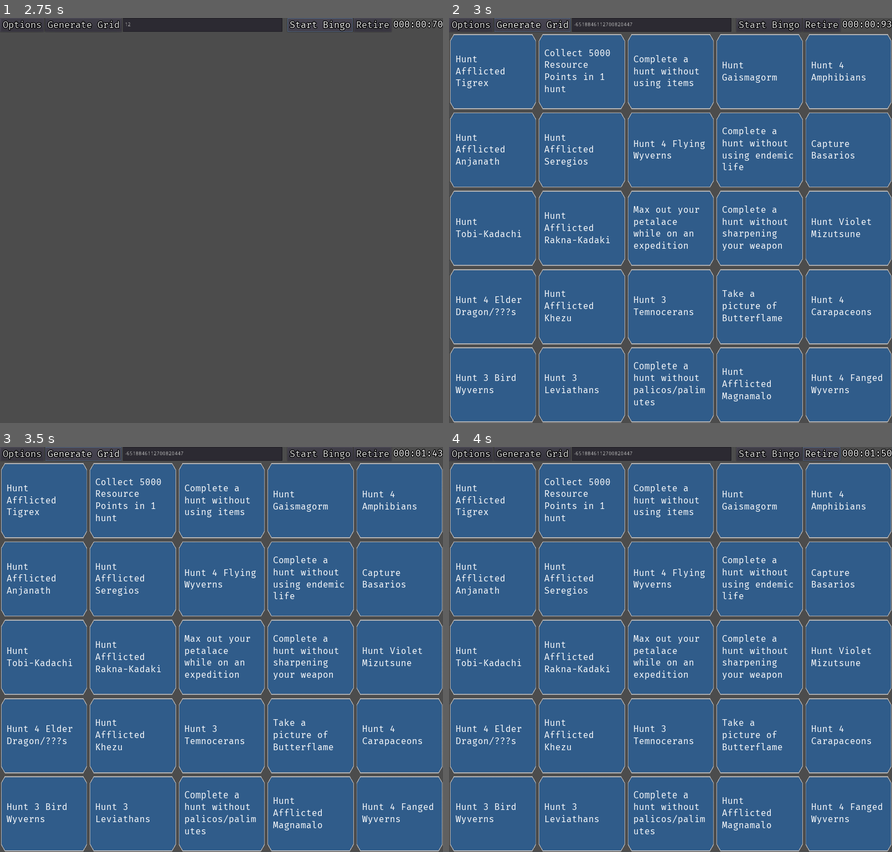
Above: before the commit, frames 1-4 (two rows, left to right).
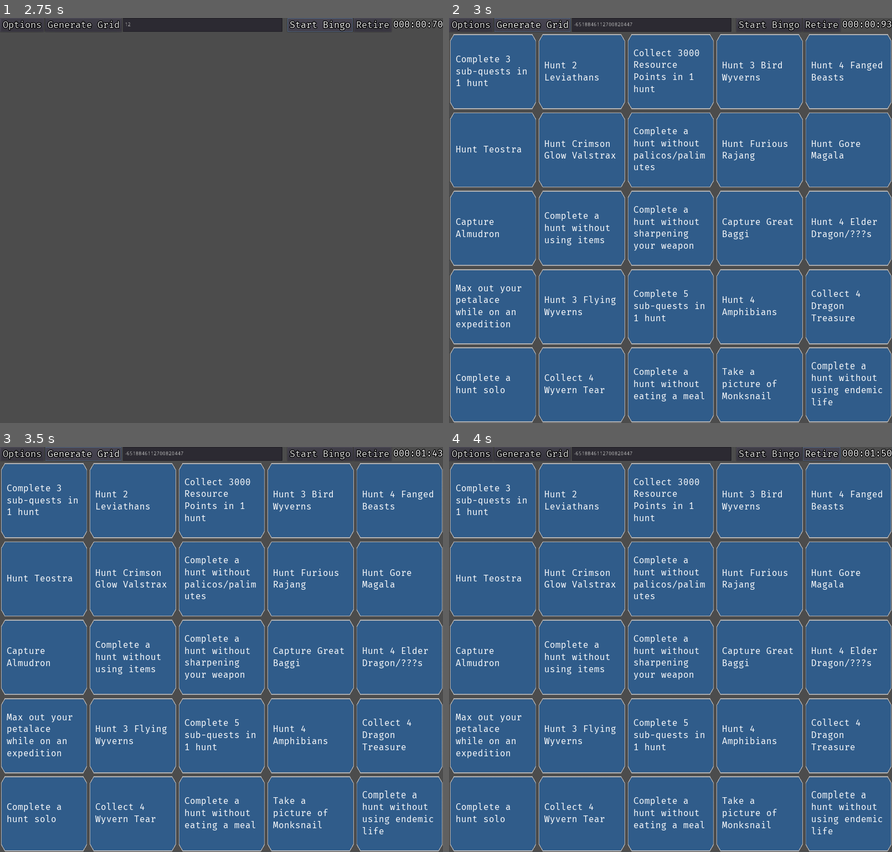
Above: after the commit, the same moments.

Repository: JCasera/MHR-Bingo
Game: Godot game, scene res://Window.tscn
Same seed, same stepped clock (60 frames per second), same inputs: the game is played once before the commit and once after it.
Inputs (mouse positions are in pixels of both pictures, inside the frame that each line leads up to):
- Up to frame 1 (2.75 s): click (203, 26) at 0.52 s; type "12" at 0.6 s; click "Start Bingo" at 1.25 s; click "Start Bingo" at 2 s
- Up to frame 2 (3 s): click "Generate Grid" at 2.75 s
- Up to frame 3 (3.5 s): no input
- Up to frame 4 (4 s): click "Retire" at 3.5 s

Frame 1 is identical in both runs. In frame 2, 6.6% of the frame differs, in the area x 1-98%, y 7-96%; in frame 3, 6.6%; in frame 4, 6.6%.

Commit message:
Add 'any' key and split out expedition hunts from normal hunts

Diff:
--- a/Window.gd
+++ b/Window.gd
@@ -118,7 +118,7 @@
 func get_mission_list_for(types):
 	var list = []
 
-	if types[0] == "Any":
+	if types[0] == "any":
 		types = mission_list.keys()
 
 	for i in types:
--- a/data/Missions.json
+++ b/data/Missions.json
@@ -5,6 +5,11 @@
         "Hunt [elders]",
         "Hunt Afflicted [afflicted]"
     ],
+    "expedition": [
+        "Capture [afflicted]",
+        "Hunt [afflicted]",
+        "Hunt [elders]"
+],
     "hunts": [
         "Hunt 2 [species]s",
         "Hunt 3 [species]s",
--- a/data/options.json
+++ b/data/options.json
@@ -1,18 +1,15 @@
 {
     "mode":{
         "default": [
-            [2,4,"restrictions"],
-            [3,6,"gathering","exploring","battle"],
-            [4,6,"quest"],
-            [-1,-1, "target", "hunts"],
-            [-2,-2, "restrictions", "quest", "target", "gathering", "exploring", "hunts"]
+            [-1,-1, "any"],
+            [-2,-2, "any"]
         ],
         "expedition_rando":[
-            [2,4,"restrictions"],
-            [4,6, "target"],
-            [7,9,"gathering","exploring"],
+            [4,6,"restrictions"],
+            [4,6, "expedition"],
+            [6,8,"gathering","exploring"],
             [-1,-1,"hunts"],
-            [-2,-2,"restrictions", "target", "gathering", "exploring", "hunts"]
+            [-2,-2,"restrictions", "expedition", "gathering", "exploring", "hunts"]
         ]
     }
 }
Not shown, removed: .mono/metadata/ide_messaging_meta.txt
